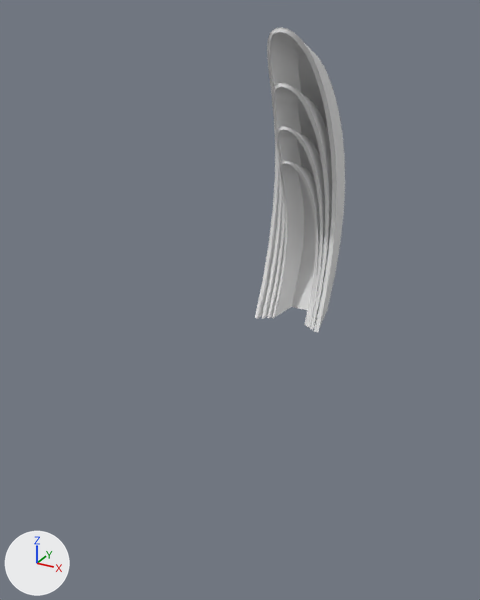
The FBX model assets/models/shrine.fbx: old version first, new version second.
Camera for both pictures: a 50 mm camera at (0.313, -0.688, 0.364) aimed at (-0.014, -0.093, 0.066). Lighting does not change. The marker at lower left points along +X, +Y and +Z. Where no turn or scale is listed for an object, it has been applied to the vertices.

Names of what the first picture shows: 'piece_0', 'piece_1', 'piece_2', 'piece_3'.
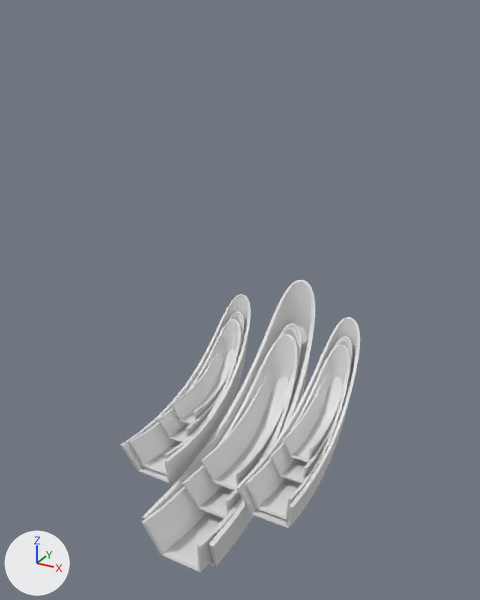
Patch to the scene script:
```diff
--- a/assets/models/shrine.fbx.py
+++ b/assets/models/shrine.fbx.py
@@ ob_piece_3 @@
 ob_piece_3 = bpy.data.objects.new('piece_3', me_piece_3)
-ob_piece_3.parent = ob_pivot_3
+ob_piece_3.parent = ob_pivot_14
 ob_piece_3.location = (0.0, -7.403, -15.37)
@@ ob_piece_0 @@
 ob_piece_0 = bpy.data.objects.new('piece_0', me_piece_0)
-ob_piece_0.parent = ob_pivot_0
+ob_piece_0.parent = ob_pivot_11
 ob_piece_0.location = (0.0, -13.09, -22.49)
@@ ob_piece_2 @@
 ob_piece_2 = bpy.data.objects.new('piece_2', me_piece_2)
-ob_piece_2.parent = ob_pivot_2
+ob_piece_2.parent = ob_pivot_13
 ob_piece_2.location = (0.0, -8.783, -17.96)
@@ ob_piece_1 @@
 ob_piece_1 = bpy.data.objects.new('piece_1', me_piece_1)
-ob_piece_1.parent = ob_pivot_1
+ob_piece_1.parent = ob_pivot_12
 ob_piece_1.location = (0.0, -11.38, -21.05)
@@ ob_pivot_11 @@
+ob_pivot_11 = bpy.data.objects.new('pivot_11', None)
+ob_pivot_11.parent = ob_door1
+ob_pivot_11.location = (0.0, 13.09, 22.49)
+ob_pivot_11.rotation_euler = (-1.156, 0.0, 0.0)  # degrees (-66, 0, 0)
@@ ob_pivot_13 @@
+ob_pivot_13 = bpy.data.objects.new('pivot_13', None)
+ob_pivot_13.parent = ob_door1
+ob_pivot_13.location = (0.0, 8.783, 17.96)
+ob_pivot_13.rotation_euler = (-1.222, 0.0, 0.0)  # degrees (-70, 0, 0)
@@ ob_pivot_12 @@
+ob_pivot_12 = bpy.data.objects.new('pivot_12', None)
+ob_pivot_12.parent = ob_door1
+ob_pivot_12.location = (0.0, 11.38, 21.05)
+ob_pivot_12.rotation_euler = (-1.309, 0.0, 0.0)  # degrees (-75, 0, 0)
@@ ob_pivot_14 @@
+ob_pivot_14 = bpy.data.objects.new('pivot_14', None)
+ob_pivot_14.parent = ob_door1
+ob_pivot_14.location = (-0.0172, 7.362, 15.38)
+ob_pivot_14.rotation_euler = (-1.222, 0.0, 0.0)  # degrees (-70, 0, 0)
@@ ob_piece_3_002 @@
+ob_piece_3_002 = bpy.data.objects.new('piece_3.002', me_piece_3_002)  # 439 vertices, 464 faces; spans x -0.0179..0.0179, y 0.002..0.1417, z -0.0393..0.0611
+ob_piece_3_002.location = (0.074, -0.125, -0.07)
@@ ob_piece_0_002 @@
+ob_piece_0_002 = bpy.data.objects.new('piece_0.002', me_piece_0_002)  # 439 vertices, 464 faces; spans x -0.032..0.032, y -0.001..0.233, z -0.049..0.106
+ob_piece_0_002.location = (0.074, -0.203, -0.091)
@@ ob_piece_1_002 @@
+ob_piece_1_002 = bpy.data.objects.new('piece_1.002', me_piece_1_002)  # 439 vertices, 464 faces; spans x -0.027..0.027, y 0.0..0.202, z -0.05..0.075
+ob_piece_1_002.location = (0.074, -0.195, -0.087)
@@ ob_piece_3_001 @@
+ob_piece_3_001 = bpy.data.objects.new('piece_3.001', me_piece_3_002.copy())
+ob_piece_3_001.location = (-0.077, -0.125, -0.07)
@@ ob_piece_1_001 @@
+ob_piece_1_001 = bpy.data.objects.new('piece_1.001', me_piece_1_002.copy())
+ob_piece_1_001.location = (-0.077, -0.195, -0.087)
@@ ob_piece_2_001 @@
+ob_piece_2_001 = bpy.data.objects.new('piece_2.001', me_piece_2_001)  # 439 vertices, 464 faces; spans x -0.022..0.022, y 0.001..0.166, z -0.041..0.076
+ob_piece_2_001.location = (-0.077, -0.148, -0.082)
@@ ob_piece_2_002 @@
+ob_piece_2_002 = bpy.data.objects.new('piece_2.002', me_piece_2_001.copy())
+ob_piece_2_002.location = (0.074, -0.148, -0.082)
@@ ob_piece_0_001 @@
+ob_piece_0_001 = bpy.data.objects.new('piece_0.001', me_piece_0_001)  # 439 vertices, 464 faces; spans x -0.032..0.032, y -0.001..0.233, z -0.049..0.106
+ob_piece_0_001.location = (-0.077, -0.203, -0.091)
```

Where the change shows, as pixel boxes (x1, y1, x2, y2) in the pictures (480 x 600 px):
'piece_0', moved: before (255, 27, 345, 332); after (142, 280, 315, 567)
'piece_1', moved: before (262, 83, 332, 330); after (142, 334, 298, 572)
'piece_3', moved: before (272, 161, 320, 326); after (201, 328, 298, 490)
'piece_2', moved: before (267, 126, 325, 328); after (182, 323, 301, 518)
'piece_1.002', added: after (245, 345, 350, 520)
'piece_0.001', added: after (120, 294, 251, 483)
'piece_0.002', added: after (236, 317, 360, 528)
'piece_1.001', added: after (129, 319, 241, 475)
'piece_3.002', added: after (283, 339, 350, 462)
'piece_3.001', added: after (170, 315, 242, 424)
'piece_2.002', added: after (270, 336, 352, 483)
'piece_2.001', added: after (157, 312, 244, 442)
